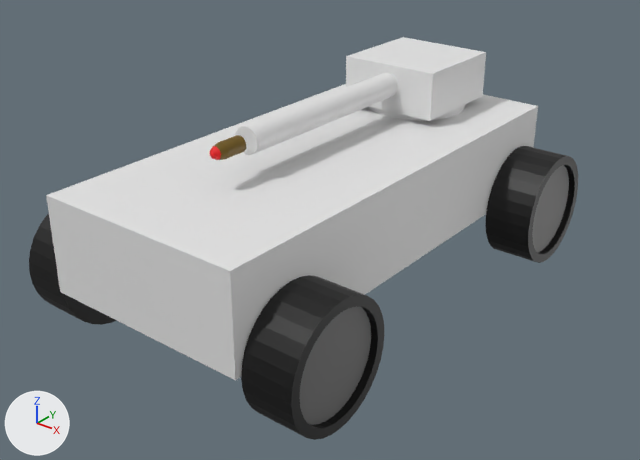
Two versions of the FBX model Assets/Units/Rover/Rover.fbx, one commit apart.
The view is the same before and after, from a 50 mm lens placed at (9.38, -13.84, 8.46), pointed at (-0.25, -1.81, 1.0). Arrows for +X, +Y and +Z are at lower left; the lights stay in place. Where no turn or scale is listed for an object, it has been applied to the vertices.

The first picture shows 'BL', 'Barrel', 'Bullet', 'Cap', 'FL', 'FR', 'Hull', 'Turret Base'.
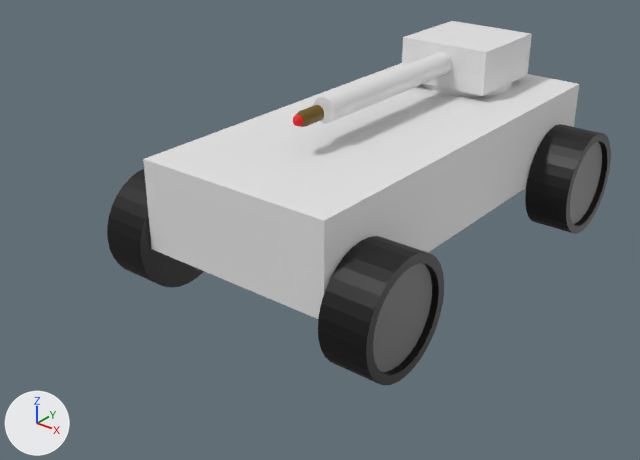
Commit message: Rover: Updated model

ob_wheels is not drawn itself; it is the parent of ob_fr, ob_fl, ob_br, ob_bl.

Where the newer file only moved an object's origin or applied its transform, the numbers keep the older frame.

What differs and where, as boxes (x1, y1, x2, y2) in the pictures (640 x 460 px; the box of a moved part takes in the faces that stretch with it):
'Hull', mesh moved: before (46, 84, 538, 380); after (143, 63, 579, 319)
'FL', moved, turned, rescaled, reshaped: before (241, 275, 384, 440); after (107, 169, 204, 288)
'BR', moved, turned, rescaled (not visible before): after (318, 236, 444, 385)
'Cap', mesh moved: before (346, 37, 486, 121); after (402, 21, 532, 96)
'FR', moved, turned, rescaled: before (29, 213, 117, 325); after (525, 124, 611, 234)
'BL', reshaped, moved, turned, rescaled (not visible afterwards): before (485, 146, 578, 263)
'Barrel', mesh moved: before (236, 73, 398, 155); after (313, 52, 452, 124)
'Turret Base', moved, turned, rescaled: before (368, 105, 465, 120); after (421, 83, 512, 96)
part 1 of me_cylinder_019, moved or reshaped: before (29, 213, 117, 325); after (107, 124, 611, 385)

Patch to the scene script:
```diff
--- a/Assets/Units/Rover/Rover.fbx.py
+++ b/Assets/Units/Rover/Rover.fbx.py
@@ me_cylinder_019 @@
 me_cylinder_019.from_pydata(...)  # 128 vertices, 98 faces; spans x -46.0..46.0, y -120.0..100.0, z -110.0..110.0
 # used by ob_fr; parent = ob_wheels; location = (250.0, -86.14, -282.5)
+# me_cylinder_019 part 1: the whole mesh is turned 90 degrees about the x axis through the mesh origin and scaled by 0.01
 me_cylinder_019.materials.append(mat_tire)
@@ me_cylinder @@
 me_cylinder.from_pydata(...)  # 64 vertices, 34 faces; spans x -100.0..100.0, y 22.0..44.0, z -100.0..100.0
 # used by ob_turret_base; location = (0.0, 1.0, 2.6); rotation_euler = (1.571, 0.0, 0.0), in degrees (90, 0, 0); scale = (0.01, 0.01, 0.01)
+# me_cylinder part 3: the whole mesh is turned 90 degrees about the x axis through the mesh origin and scaled by 0.01
@@ me_cylinder_002 @@
 me_cylinder_002.from_pydata(...)  # 64 vertices, 34 faces; spans x -0.24..0.24, y -4.4..-0.05, z -0.24..0.24
 # used by ob_barrel; location = (0.0, 0.38, 3.51)
+# me_cylinder_002 part 2: the whole mesh is moved by (0.0, 2.0, 0.0)
@@ me_cube_006 @@
 me_cube_006.from_pydata(...)  # 12 vertices, 10 faces; spans x -2.0..2.0, y -5.0..4.0, z -0.55..1.2
 # used by ob_hull; location = (0.0, -1.52, 1.65)
+# me_cube_006 part 4: the whole mesh is moved by (0.0, 2.0, 0.0)
@@ me_cube_003 @@
 me_cube_003.from_pydata(...)  # 8 vertices, 6 faces; spans x -1.0..1.0, y -1.0..1.0, z -0.49..0.42
 # used by ob_cap; location = (0.0, 0.96, 3.48)
+# me_cube_003 part 5: the whole mesh is moved by (0.0, 2.0, 0.0)
@@ ob_fr @@
 ob_fr.parent = ob_wheels
-ob_fr.location = (250.0, -86.14, -282.5)
+ob_fr.location = (2.5, 3.86, -0.861)
@@ ob_turret_base @@
 ob_turret_base = bpy.data.objects.new('Turret Base', me_cylinder)
-ob_turret_base.location = (0.0, 1.0, 2.6)
-ob_turret_base.rotation_euler = (1.571, 0.0, 0.0)  # degrees (90, 0, 0)
-ob_turret_base.scale = (0.01, 0.01, 0.01)
+ob_turret_base.location = (0.0, 3.0, 2.6)
@@ ob_fl @@
-ob_fl = bpy.data.objects.new('FL', me_cylinder_005)
+ob_fl = bpy.data.objects.new('FL', me_cylinder_019)
 ob_fl.parent = ob_wheels
-ob_fl.location = (-250.0, -86.14, -282.5)
+ob_fl.location = (-2.5, -3.127, -0.861)
+ob_fl.rotation_euler = (0.0, 0.0, -3.142)  # degrees (0, 0, -180)
@@ ob_br @@
 ob_br.parent = ob_wheels
-ob_br.location = (251.9, -86.14, 416.3)
+ob_br.location = (2.519, -3.127, -0.861)
@@ ob_wheels @@
 ob_wheels = bpy.data.objects.new('Wheels', None)
-ob_wheels.location = (0.0, -2.519, 2.069)
-ob_wheels.rotation_euler = (1.571, 0.0, -3.142)  # degrees (90, 0, -180)
-ob_wheels.scale = (0.01, 0.01, 0.01)
+ob_wheels.location = (0.0, -0.519, 2.069)
@@ ob_bl @@
-ob_bl = bpy.data.objects.new('BL', me_cylinder_005)
+ob_bl = bpy.data.objects.new('BL', me_cylinder_019)
 ob_bl.parent = ob_wheels
-ob_bl.location = (-250.0, -86.14, 416.3)
+ob_bl.location = (-2.37, 3.86, -0.861)
+ob_bl.rotation_euler = (0.0, 0.0, -3.142)  # degrees (0, 0, -180)
```
